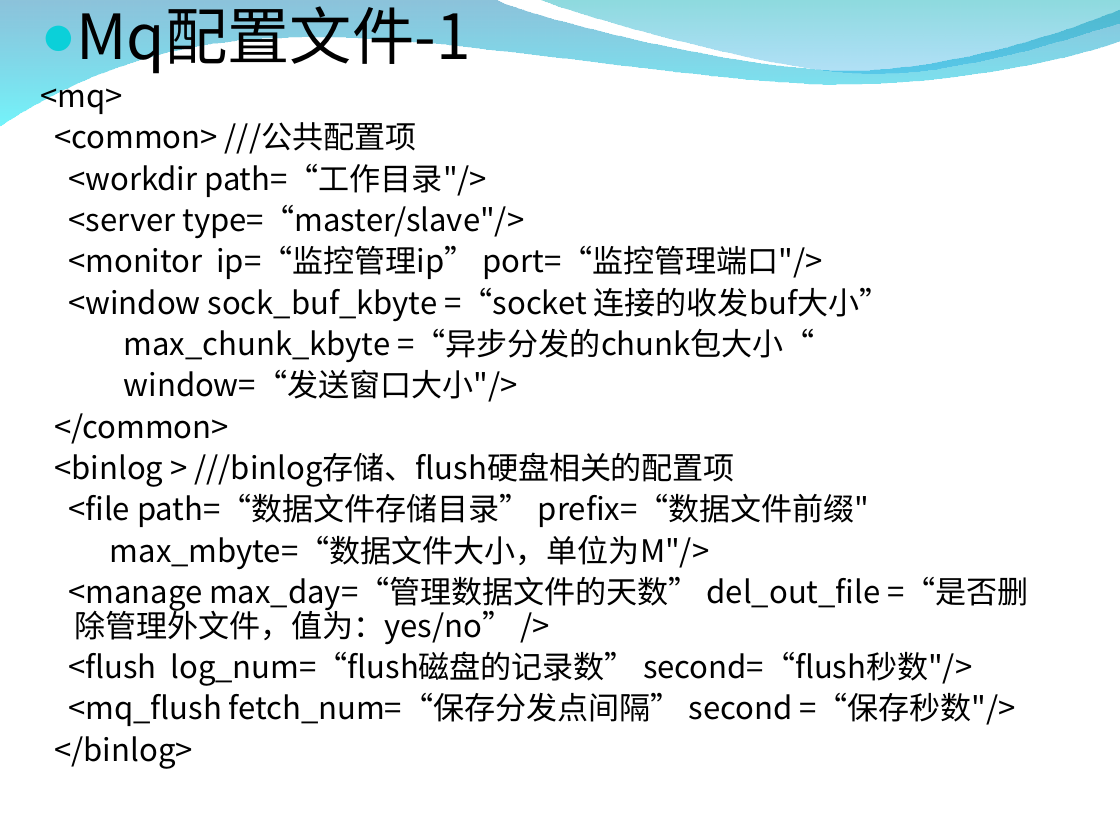
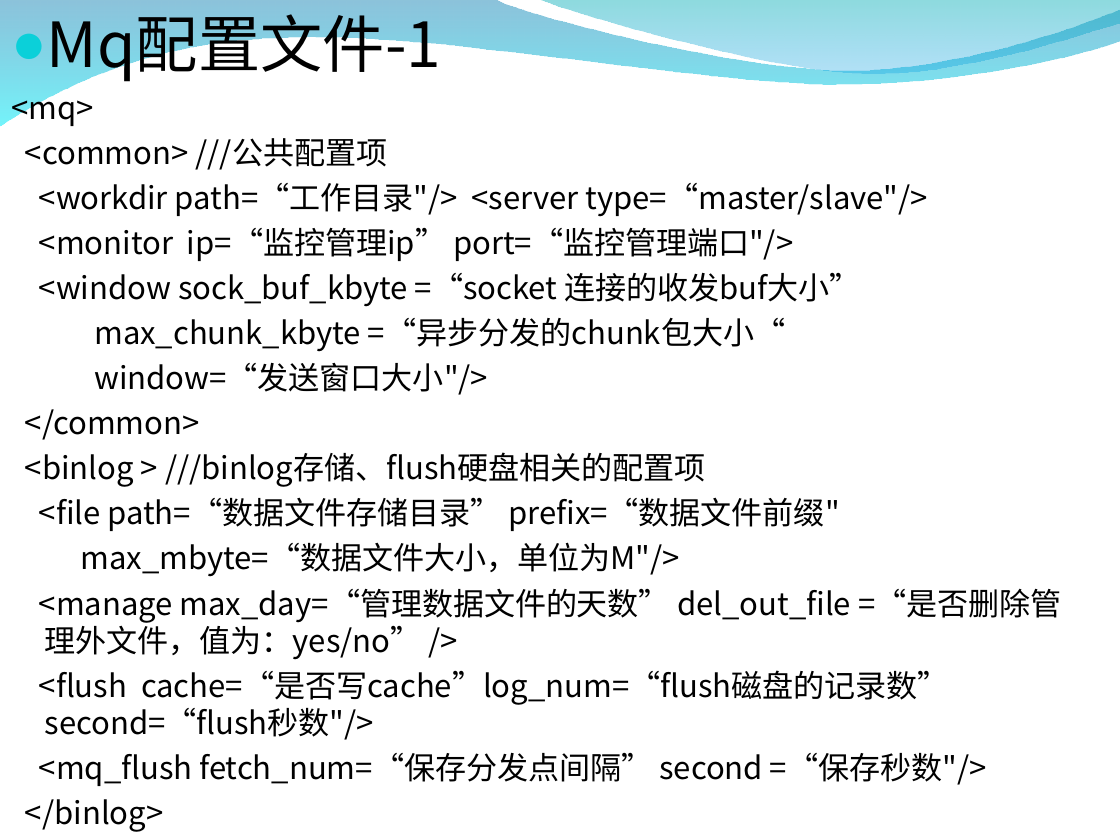
Before and after one commit to burstas/cwinux-mq, a slide deck: slide 9 of mq/doc/mq_introduce.ppt (slide 7 before the commit). Drawn at 1120x840 pixels with LibreOffice and Linux fonts; fonts in the diff are those of the drawing; background and template pictures are left out. Boxes give left, top, right and bottom in pixels: in the first picture for what was removed or moved away, otherwise in the second. Text is boxed around its words. In the diff, an @@ line names an element or a change of style, - is before the commit and + after.

```diff
--- a/mq/doc/mq_introduce.ppt
+++ b/mq/doc/mq_introduce.ppt
@@ text "Mq配置文件-1": place and size @@
-text "Mq配置文件-1" at <box>41,6,1028,769</box>
+text "Mq配置文件-1" at <box>11,14,1061,832</box>
@@ text at <box>11,14,1061,832</box>: line spacing 0.9 to 1 @@
@@ text at <box>39,183,928,217</box>: text changed @@
-<workdir path=“工作目录"/>
-<server type=“master/slave"/>
+<workdir path=“工作目录"/> <server type=“master/slave"/>
@@ text at <box>39,670,949,740</box>: text changed @@
-<flush log_num=“flush磁盘的记录数” second=“flush秒数"/>
+<flush cache=“是否写cache”log_num=“flush磁盘的记录数” second=“flush秒数"/>
```
Also in this commit, not shown: 3 other slides changed, 3 slides added, 1 slide removed.
